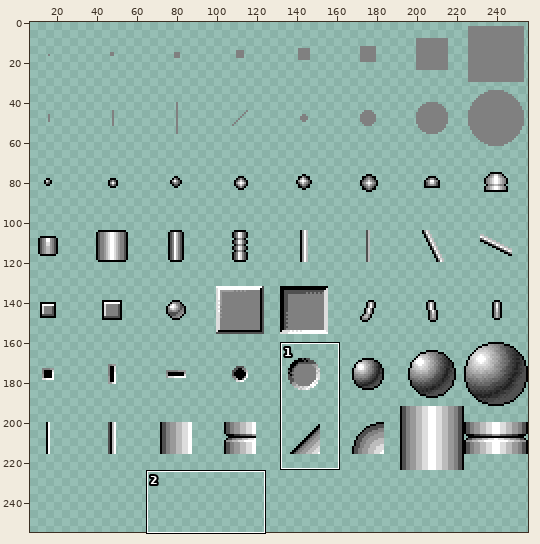
A sprite sheet gets an edit: brushes/00_default.png. Above: a wide view before the commit, with the close-up outlined.
Close-up. As it was:
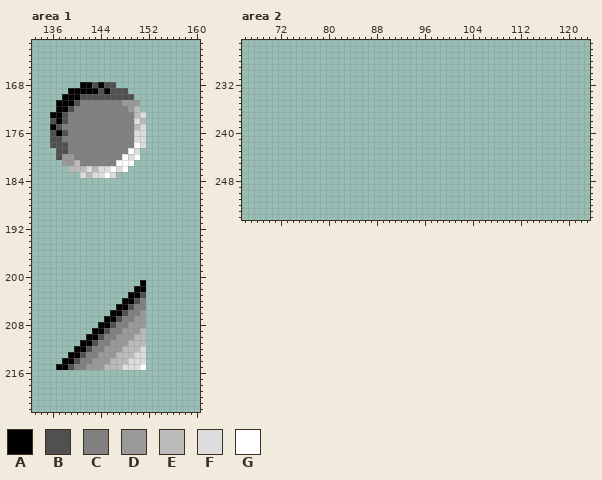
The file is 256x256 pixels. Colours within 5 levels of each other are drawn and written as one. Shown: area 1: x 133..160, y 161..222; area 2: x 66..123, y 225..254. The wide view leaves out empty margins. The commit also changed other parts of the picture, which this record leaves out.
Palette (. is transparent): A #000000  B #505050  C #808080  D #999999  E #bbbbbb  F #dddddd  G #ffffff
Pixels before, area 1, first column x 136:
168 .....AABABB.....
169 ...AAAAABABBB...
170 ..AAABBBBBBBBB..
171 .AAABCCCCCCCDDD.
172 .AABCCCCCCCCCDE.
173 AABCCCCCCCCCCCEF
174 BABCCCCCCCCCCCFE
175 ABCCCCCCCCCCCCEF
176 BABCCCCCCCCCCCFF
177 BBCCCCCCCCCCCCFF
178 BBBCCCCCCCCCCCGF
179 .BBCCCCCCCCCCGF.
180 .BDDCCCCCCCCGFG.
181 ..DDECCCCCCGGG..
182 ...EEEFEFFGFG...
183 .....FEFFGF.....
184 ................
185 ................
186 ................
187 ................
188 ................
189 ................
190 ................
191 ................
192 ................
193 ................
194 ................
195 ................
196 ................
197 ................
198 ................
199 ................
200 ................
201 ...............A
202 ..............AA
203 .............AAB
204 ............AABC
205 ...........AABCC
206 ..........AABCCD
207 .........AABCCDD
208 ........AABCCDDD
209 .......AABCCDDDE
210 ......AABCCDDDEE
211 .....AABCCDDDEEE
212 ....AABCCDDDEEEF
213 ...AABCCDDDEEEFF
214 ..AABCCDDDEEEFFF
215 .AABCCDDDEEEFFFG
Now the later version:
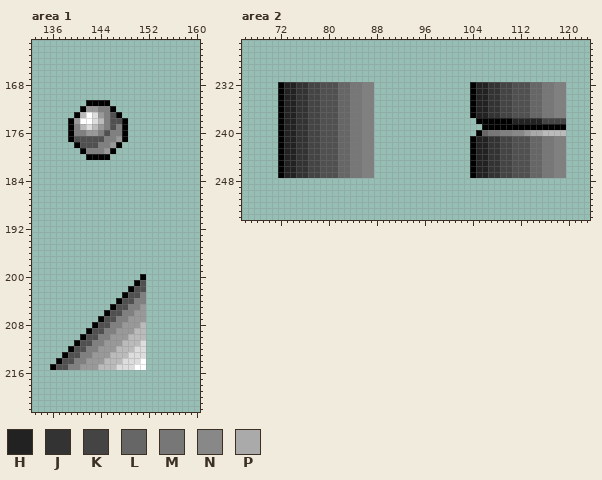
Colours new in this view: H #222222  J #333333  K #444444  L #666666  M #777777  N #888888  P #aaaaaa
The edit:
Area 1:
y 168: x 141..146 AABABB -> ......
y 169: x 139..148 AAAAABABBB -> ..........
y 170: x 138..149 AAABBBBBBBBB -> ............
y 171: x 137..150 AAABCCCCCCCDDD -> .....AAAA.....
y 172: x 137..143 AABCCCC -> ....ADD; x 146..150 CCCDE -> A....
y 173: x 136..144 AABCCCCCC -> ....AEGFD; x 146..151 CCCCEF -> BA....
y 174: x 136..144 BABCCCCCC -> ...ADGGFE; x 146..151 CCCCFE -> BBA...
y 175: x 136..139 ABCC -> ...A; x 141..144 CCCC -> EFED; x 146 C -> B; x 148..151 CCEF -> A...
y 176: x 136..139 BABC -> ...A; x 142..143 CC -> DD; x 145 C -> B; x 148..151 CCFF -> A...
y 177: x 136..144 BBCCCCCCC -> ...ABBBBB; x 147..151 CCCFF -> DA...
y 178: x 136..143 BBBCCCCC -> ....ABBB; x 146..151 CCCCGF -> DA....
y 179: x 137..141 BBCCC -> ....A; x 145..150 CCCCGF -> DA....
y 180: x 137..150 BDDCCCCCCCCGFG -> .....AAAA.....
y 181: x 138..149 DDECCCCCCGGG -> ............
y 182: x 139..148 EEEFEFFGFG -> ..........
y 183: x 141..146 FEFFGF -> ......
y 200: x 151 . -> A
y 201: x 150..151 .A -> AB
y 202: x 149..151 .AA -> ABB
y 203: x 148..151 .AAB -> ABBC
y 204: x 147..150 .AAB -> ABBC
y 205: x 146..149 .AAB -> ABBC; x 151 C -> D
y 206: x 145..148 .AAB -> ABBC; x 150 C -> D
y 207: x 144..147 .AAB -> ABBC; x 149 C -> D
y 208: x 143..146 .AAB -> ABBC; x 148 C -> D; x 151 D -> E
y 209: x 142..145 .AAB -> ABBC; x 147 C -> D; x 150 D -> E
y 210: x 141..144 .AAB -> ABBC; x 146 C -> D; x 149 D -> E
y 211: x 140..143 .AAB -> ABBC; x 145 C -> D; x 148 D -> E; x 151 E -> F
y 212: x 139..142 .AAB -> ABBC; x 144 C -> D; x 147 D -> E; x 150 E -> F
y 213: x 138..141 .AAB -> ABBC; x 143 C -> D; x 146 D -> E; x 149 E -> F
y 214: x 137..140 .AAB -> ABBC; x 142 C -> D; x 145 D -> E; x 148 E -> F; x 151 F -> G
y 215: x 136..139 .AAB -> ABBC; x 141 C -> D; x 144 D -> E; x 147 E -> F; x 150 F -> G
Area 2:
y 232..237: x 72..87 ................ -> AHHJJKKBBBLLMMCC; x 104..119 ................ -> AHHJJKKBBBLLMMCC
y 238: x 72..87 ................ -> AHHJJKKBBBLLMMCC; x 105..119 ............... -> AAAAAAHHHHHKKKK
y 239: x 72..87 ................ -> AHHJJKKBBBLLMMCC; x 106..119 .............. -> AAAAAAAAAAAAAA
y 240: x 72..87 ................ -> AHHJJKKBBBLLMMCC; x 105..119 ............... -> ALMMCCNNDPPEEEE
y 241..247: x 72..87 ................ -> AHHJJKKBBBLLMMCC; x 104..119 ................ -> AHHJJKKBBBLLMMCC
Pixel boxes of the changes (left, top, right, bottom) in both close-ups:
changed: (50, 82, 146, 178)
changed: (50, 274, 146, 370)
added: (278, 82, 374, 178)
added: (470, 82, 566, 178)
